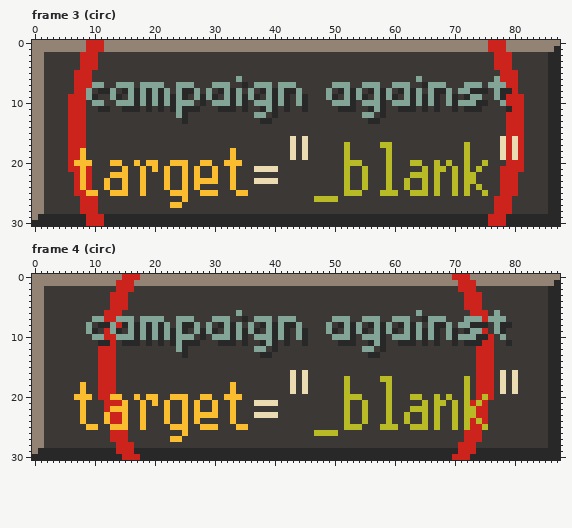
Pixel-art file -- stadt/assets/images/buttons/taskbar/target-blank.ase. The picture above was drawn from the file before the commit.
88x31 pixels, 18 frames. Colours within 5 levels of each other are drawn and written as one. Shown: frame 3 (circ), frame 4 (circ). The commit also changed other frames, which this record leaves out.
After:
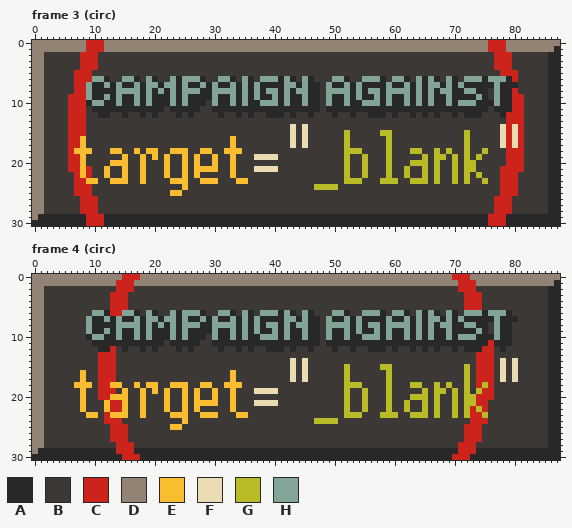
Palette (. is transparent): A #282828  B #3c3836  C #cc241d  D #928374  E #fabd2f  F #ebdbb2  G #b8bb26  H #83a598
Diff:
layer "shadow (todo)" now hidden
layer "text" now hidden
layer "text-caps-shadow" added
layer "text-caps" added
Frame 3 (circ):
y 6: x 10..12 BBB -> HHA; x 15..17 BBB -> HHA; x 19..20 BB -> HA; x 23..28 BBBBBB -> HAHHHA; x 31..36 BBBHBB -> HHABHA; x 38..43 BBBBBB -> HHHAHA; x 45..46 BB -> HA; x 50..52 BBB -> HHA; x 55..58 BBBB -> HHHA; x 60..62 BBB -> HHA; x 65..67 BBB -> AHA; x 69..70 BB -> HA; x 72..76 BBBBB -> HHHAH; x 78..79 CC -> HA
y 7: x 9..13 CHHBB -> HAAHA; x 15..18 HHBH -> AAHA; x 21..24 HBBH -> AHHA; x 26..29 HBBB -> AAHA; x 31..36 HHBBAB -> AAHAHA; x 38..41 HHBH -> AAAA; x 44..47 BBBB -> AHAA; x 49..51 BHH -> HAA; x 53..61 BBHHHBBHH -> AHAAAAHAA; x 63..64 BB -> AH; x 68..76 HBBBHHHBH -> AHAHAAAAA; x 78..80 HCC -> AAA
y 8: x 10 B -> A; x 13..15 HBA -> AHH; x 17..26 AHAHAHBHAA -> HAHAHAHAHH; x 28..31 BHBA -> AAHH; x 33..37 AHBHB -> HAHAH; x 40..42 AHA -> HAH; x 45..47 BBB -> HAA; x 50..51 BA -> HH; x 55..56 BA -> AH; x 60..61 BA -> HH; x 65 B -> A; x 68 A -> H; x 70..71 BH -> AA; x 73 A -> H
y 9: x 11..20 BBHABHAHAH -> AHAHAAHAHA; x 22..27 HAHABH -> AHAHAA; x 29..47 HABHAHAHABHAHABHABB -> AHAAHAHAHAAHAHAAHAA; x 51 B -> A; x 56 B -> A; x 61 B -> A; x 68 B -> A; x 71 B -> A; x 73 H -> A; x 75 B -> A; x 79 C -> A
y 10: x 9 B -> A; x 12..13 BB -> AA; x 15..20 HHAHAH -> AAHAHA; x 22..24 HAH -> AHA; x 26..27 HB -> AA; x 31..37 HHAHABH -> AAHAHAA; x 40..47 AHABHABB -> HAHAAHAA; x 49..51 BHH -> HAA; x 54 B -> A; x 59..61 BHH -> HAA; x 68 B -> A; x 76..79 BBHC -> AHAA
y 11: x 10 B -> A; x 13..14 BB -> AA; x 18 B -> A; x 20 B -> A; x 24 H -> A; x 30 B -> A; x 34 B -> A; x 36..37 BB -> AA; x 39 H -> A; x 41 B -> A; x 43..44 BB -> AA; x 46..47 BB -> AA; x 49..50 BB -> AA; x 54..55 BB -> AA; x 57 H -> A; x 59..60 BB -> AA; x 64 B -> A; x 66 B -> A; x 68..69 BB -> AA; x 71 B -> A; x 75 B -> A; x 77..78 BB -> AA
y 12: x 11..12 BB -> AA; x 15 B -> A; x 18 B -> A; x 20 B -> A; x 24..26 HAB -> ABA; x 31 B -> A; x 34 B -> A; x 36..39 BHHB -> ABBA; x 41 B -> A; x 43 B -> A; x 46 B -> A; x 50 B -> A; x 53 B -> A; x 55..57 HHB -> BAA; x 60 B -> A; x 63 B -> A; x 65 B -> A; x 67 B -> A; x 70 B -> A; x 72..74 BBB -> AAA; x 78 B -> A
y 13: x 25 A -> B; x 38..39 AA -> BB; x 56..57 AA -> BB
y 14: x 43 B -> F; x 45 B -> F; x 78 B -> F; x 80 C -> F
y 15: x 43 B -> F; x 45 B -> F; x 52 B -> G; x 58..59 BB -> GG; x 72 B -> G; x 78 B -> F; x 80 C -> F
y 16: x 8 C -> E; x 33 B -> E; x 52 B -> G; x 59 B -> G; x 72 B -> G
y 17: x 8 C -> E; x 33 B -> E; x 58 G -> B
y 18: x 7 C -> E; x 9 B -> E; x 13..14 BB -> EE; x 17 B -> E; x 19..20 BB -> EE; x 23..25 BBB -> EEE; x 28..29 BB -> EE; x 32 B -> E; x 34 B -> E; x 43 F -> B; x 45 F -> B; x 53..54 BB -> GG; x 63..64 BB -> GG; x 67 B -> G; x 69 B -> G; x 75 B -> G; x 78 F -> B; x 80 F -> C
y 19: x 15 B -> E; x 18 B -> E; x 20 B -> E; x 22 B -> E; x 25 B -> E; x 27 B -> E; x 30 B -> E; x 37..40 BBBB -> FFFF; x 43 F -> B; x 45 F -> B; x 55 B -> G; x 65 B -> G; x 67..68 BB -> GG; x 70 B -> G; x 74 B -> G; x 78 F -> B; x 80 F -> C
y 20: x 7 E -> C; x 9 E -> B; x 15 B -> E; x 17..20 EBEE -> BEBB; x 22..24 BEE -> EBB; x 27..30 BEEB -> EBBE; x 32 E -> B; x 34 E -> B; x 53..55 GGB -> BBG; x 65 B -> G; x 69..70 GB -> BG; x 73 B -> G; x 75 G -> B
y 21: x 12 B -> E; x 20 E -> B; x 28..29 BB -> EE; x 62 B -> G; x 68 G -> B; x 73..74 BG -> GB
y 22: x 12..14 BEE -> EBB; x 30 E -> B; x 62..64 BGG -> GBB; x 73..74 GB -> BG
y 23: x 8..10 ECB -> CEE; x 12..14 EBB -> BEE; x 22..24 EBB -> BEE; x 27 E -> B; x 33..35 EBB -> BEE; x 37..40 FFFF -> BBBB; x 53..55 BBG -> GGB; x 58 B -> G; x 60 B -> G; x 62..64 GBB -> BGG; x 73 G -> B; x 75 B -> G
y 24: x 8 E -> C; x 12 E -> B; x 15 E -> B; x 18 E -> B; x 22 E -> B; x 27 E -> B; x 33 E -> B; x 47..50 BBBB -> GGGG; x 52 G -> B; x 55 G -> B; x 59 G -> B; x 62 G -> B; x 65 G -> B; x 67 G -> B; x 70 G -> B; x 72 G -> B; x 74 G -> B
y 25: x 9..10 EE -> CB; x 13..15 EEE -> BBB; x 18 E -> B; x 25 E -> B; x 28..30 EEE -> BBB; x 34..35 EE -> BB; x 52..54 GGG -> BBB; x 58..60 GGG -> BBB; x 63..65 GGG -> BBB; x 67 G -> B; x 70 G -> B; x 72 G -> B; x 75 G -> B
y 26: x 25 E -> B; x 47..50 GGGG -> BBBB
y 27: x 23..24 EE -> BB
Frame 4 (circ):
y 6: x 10..12 BBC -> HHA; x 15..17 BBB -> HHA; x 19..20 BB -> HA; x 23..28 BBBBBB -> HAHHHA; x 31..36 BBBHBB -> HHABHA; x 38..43 BBBBBB -> HHHAHA; x 45..46 BB -> HA; x 50..52 BBB -> HHA; x 55..58 BBBB -> HHHA; x 60..62 BBB -> HHA; x 65..67 BBB -> AHA; x 69..70 BB -> HA; x 72..76 BCCCB -> HHHAH; x 78..79 BB -> HA
y 7: x 9..13 BHHCC -> HAAHA; x 15..18 HHBH -> AAHA; x 21..24 HBBH -> AHHA; x 26..29 HBBB -> AAHA; x 31..36 HHBBAB -> AAHAHA; x 38..41 HHBH -> AAAA; x 44..47 BBBB -> AHAA; x 49..51 BHH -> HAA; x 53..61 BBHHHBBHH -> AHAAAAHAA; x 63..64 BB -> AH; x 68..76 HBBBHHHCH -> AHAHAAAAA; x 78..80 HBB -> AAA
y 8: x 10 B -> A; x 13..15 HCA -> AHH; x 17..26 AHAHAHBHAA -> HAHAHAHAHH; x 28..31 BHBA -> AAHH; x 33..37 AHBHB -> HAHAH; x 40..42 AHA -> HAH; x 45..47 BBB -> HAA; x 50..51 BA -> HH; x 55..56 BA -> AH; x 60..61 BA -> HH; x 65 B -> A; x 68 A -> H; x 70..71 BH -> AA; x 73 A -> H
y 9: x 11..20 BCHABHAHAH -> AHAHAAHAHA; x 22..27 HAHABH -> AHAHAA; x 29..47 HABHAHAHABHAHABHABB -> AHAAHAHAHAAHAHAAHAA; x 51 B -> A; x 56 B -> A; x 61 B -> A; x 68 B -> A; x 71 B -> A; x 73 H -> A; x 75 C -> A; x 79 B -> A
y 10: x 9 B -> A; x 12..13 CC -> AA; x 15..20 HHAHAH -> AAHAHA; x 22..24 HAH -> AHA; x 26..27 HB -> AA; x 31..37 HHAHABH -> AAHAHAA; x 40..47 AHABHABB -> HAHAAHAA; x 49..51 BHH -> HAA; x 54 B -> A; x 59..61 BHH -> HAA; x 68 B -> A; x 76..79 CBHB -> AHAA
y 11: x 10 B -> A; x 13..14 CB -> AA; x 18 B -> A; x 20 B -> A; x 24 H -> A; x 30 B -> A; x 34 B -> A; x 36..37 BB -> AA; x 39 H -> A; x 41 B -> A; x 43..44 BB -> AA; x 46..47 BB -> AA; x 49..50 BB -> AA; x 54..55 BB -> AA; x 57 H -> A; x 59..60 BB -> AA; x 64 B -> A; x 66 B -> A; x 68..69 BB -> AA; x 71 B -> A; x 75 C -> A; x 77..78 BB -> AA
y 12: x 11..12 CC -> AA; x 15 B -> A; x 18 B -> A; x 20 B -> A; x 24..26 HAB -> ABA; x 31 B -> A; x 34 B -> A; x 36..39 BHHB -> ABBA; x 41 B -> A; x 43 B -> A; x 46 B -> A; x 50 B -> A; x 53 B -> A; x 55..57 HHB -> BAA; x 60 B -> A; x 63 B -> A; x 65 B -> A; x 67 B -> A; x 70 B -> A; x 72..74 BBC -> AAA; x 78 B -> A
y 13: x 25 A -> B; x 38..39 AA -> BB; x 56..57 AA -> BB
y 14: x 43 B -> F; x 45 B -> F; x 78 B -> F; x 80 B -> F
y 15: x 43 B -> F; x 45 B -> F; x 52 B -> G; x 58..59 BB -> GG; x 72 B -> G; x 78 B -> F; x 80 B -> F
y 16: x 8 B -> E; x 33 B -> E; x 52 B -> G; x 59 B -> G; x 72 B -> G
y 17: x 8 B -> E; x 33 B -> E; x 58 G -> B
y 18: x 7 B -> E; x 9 B -> E; x 13..14 CB -> EE; x 17 B -> E; x 19..20 BB -> EE; x 23..25 BBB -> EEE; x 28..29 BB -> EE; x 32 B -> E; x 34 B -> E; x 43 F -> B; x 45 F -> B; x 53..54 BB -> GG; x 63..64 BB -> GG; x 67 B -> G; x 69 B -> G; x 75 C -> G; x 78 F -> B; x 80 F -> B
y 19: x 15 B -> E; x 18 B -> E; x 20 B -> E; x 22 B -> E; x 25 B -> E; x 27 B -> E; x 30 B -> E; x 37..40 BBBB -> FFFF; x 43 F -> B; x 45 F -> B; x 55 B -> G; x 65 B -> G; x 67..68 BB -> GG; x 70 B -> G; x 74 C -> G; x 78 F -> B; x 80 F -> B
y 20: x 7 E -> B; x 9 E -> B; x 15 B -> E; x 17..20 EBEE -> BEBB; x 22..24 BEE -> EBB; x 27..30 BEEB -> EBBE; x 32 E -> B; x 34 E -> B; x 53..55 GGB -> BBG; x 65 B -> G; x 69..70 GB -> BG; x 73 B -> G; x 75 G -> C
y 21: x 12 C -> E; x 20 E -> B; x 28..29 BB -> EE; x 62 B -> G; x 68 G -> B; x 73..74 CG -> GC
y 22: x 12..14 CEE -> ECC; x 30 E -> B; x 62..64 BGG -> GBB; x 73..74 GC -> CG
y 23: x 8..10 EBB -> BEE; x 12..14 ECC -> CEE; x 22..24 EBB -> BEE; x 27 E -> B; x 33..35 EBB -> BEE; x 37..40 FFFF -> BBBB; x 53..55 BBG -> GGB; x 58 B -> G; x 60 B -> G; x 62..64 GBB -> BGG; x 73 G -> C; x 75 C -> G
y 24: x 8 E -> B; x 12 E -> C; x 15 E -> B; x 18 E -> B; x 22 E -> B; x 27 E -> B; x 33 E -> B; x 47..50 BBBB -> GGGG; x 52 G -> B; x 55 G -> B; x 59 G -> B; x 62 G -> B; x 65 G -> B; x 67 G -> B; x 70 G -> B; x 72 G -> B; x 74 G -> C
y 25: x 9..10 EE -> BB; x 13..15 EEE -> CCC; x 18 E -> B; x 25 E -> B; x 28..30 EEE -> BBB; x 34..35 EE -> BB; x 52..54 GGG -> BBB; x 58..60 GGG -> BBB; x 63..65 GGG -> BBB; x 67 G -> B; x 70 G -> B; x 72 G -> C; x 75 G -> B
y 26: x 25 E -> B; x 47..50 GGGG -> BBBB
y 27: x 23..24 EE -> BB
Boxes around the changes in both pictures, in picture pixels (x1, y1, x2, y2):
changed: (74, 76, 518, 208)
changed: (74, 310, 518, 442)
